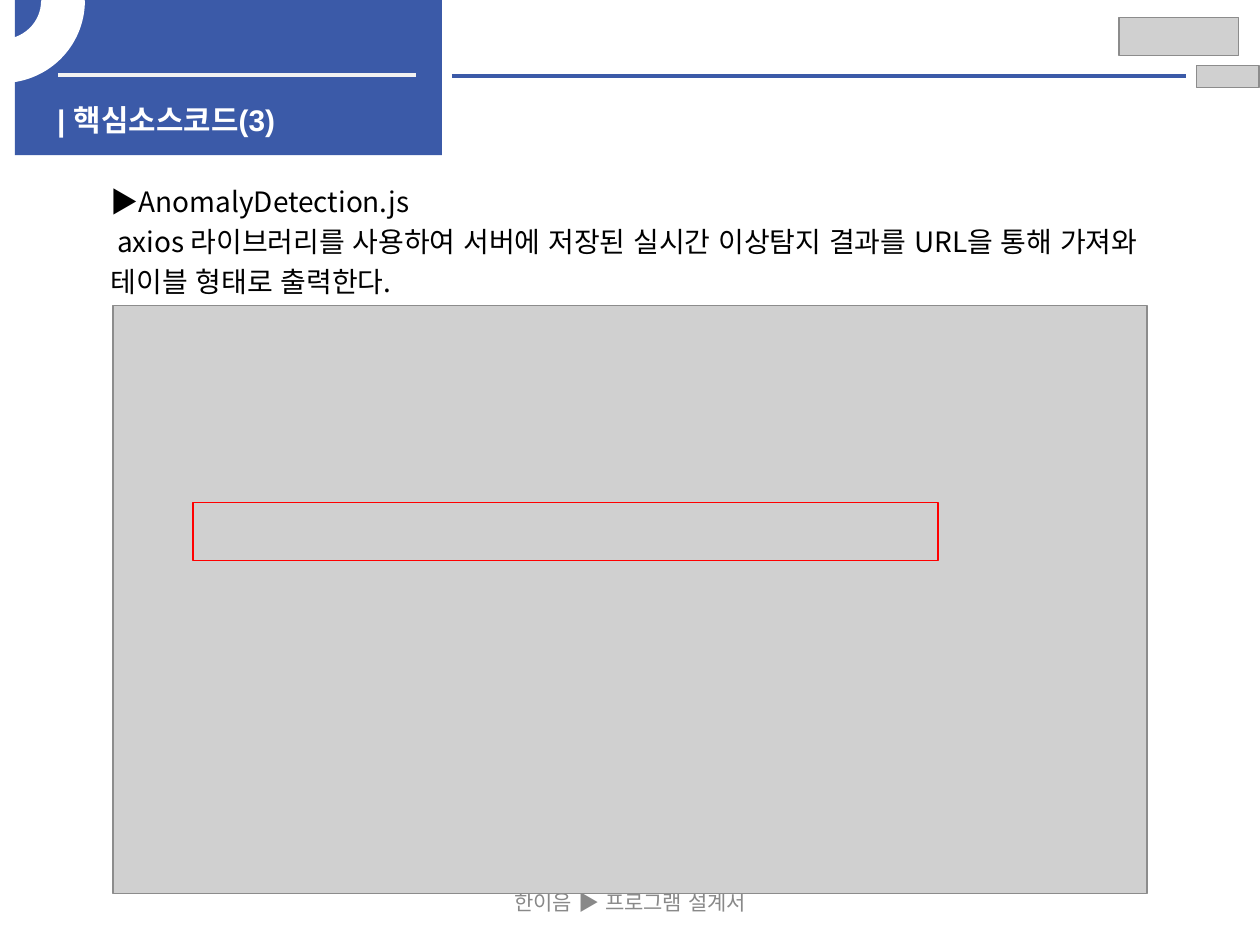
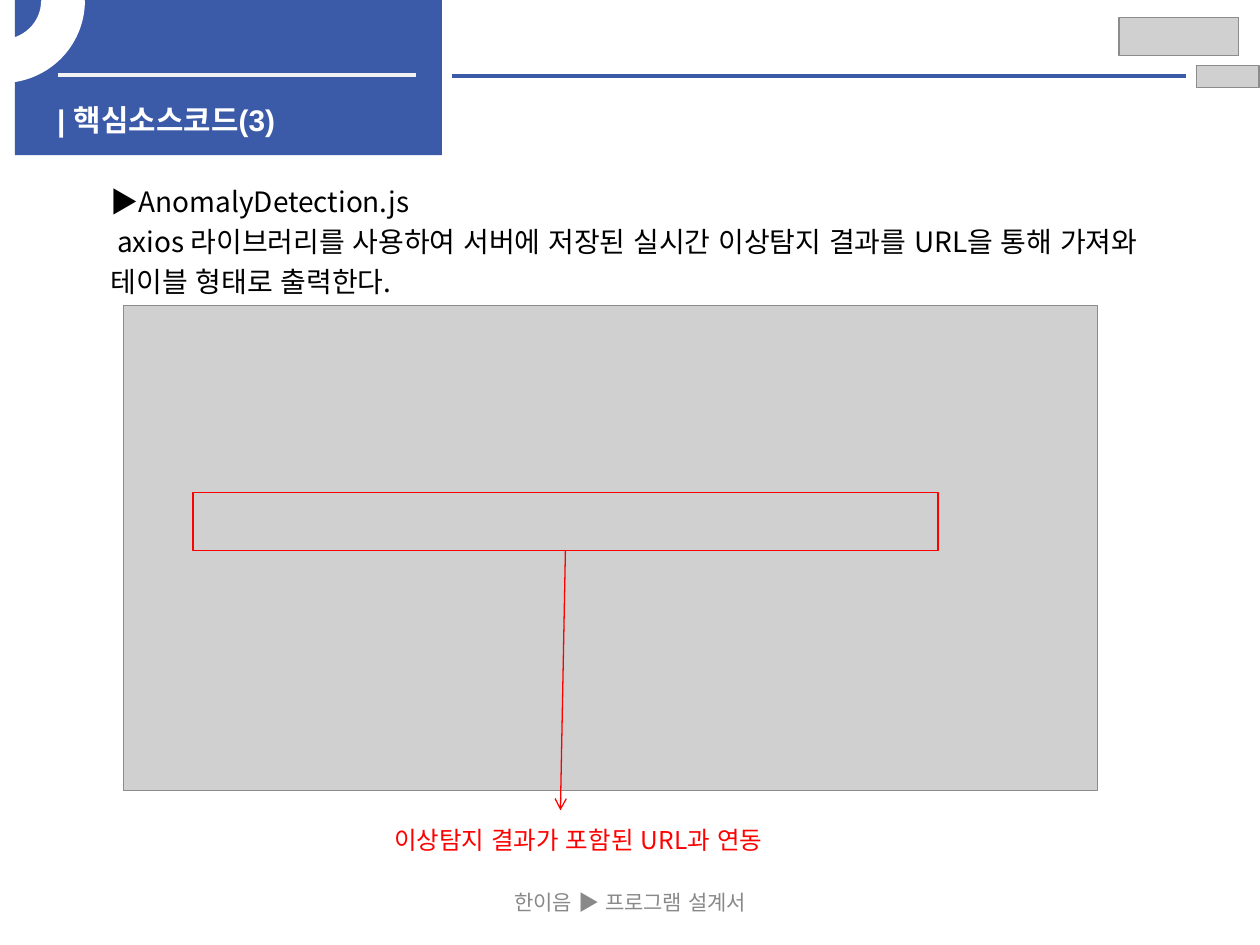
Before and after one commit to HwangYooHyun1/2023_Hanium_prj, a slide deck: slide 27 of 02_문서/03_중간보고서/2023_SW개발_HW제작설계서_일반_초안.pptx (slide 24 before the commit). Drawn at 1260x945 pixels with LibreOffice and Linux fonts; fonts in the diff are those of the drawing; grey boxes stand for pictures; background and template pictures are left out. Boxes give left, top, right and bottom in pixels: in the first picture for what was removed or moved away, otherwise in the second. Text is boxed around its words. In the diff, an @@ line names an element or a change of style, - is before the commit and + after.

```diff
--- a/02_문서/03_중간보고서/2023_SW개발_HW제작설계서_일반_초안.pptx
+++ b/02_문서/03_중간보고서/2023_SW개발_HW제작설계서_일반_초안.pptx
@@ picture: place and size @@
-picture at [114, 305, 1148, 893]
+picture at [124, 305, 1099, 790]
@@ rectangle: place and size @@
-rectangle at [193, 502, 938, 560]
+rectangle at [193, 492, 938, 550]
@@ arrow added from (565, 551) to (560, 810), #FF0000 0.75 pt @@
@@ text added at [394, 828, 762, 851], 14 pt, text #FF0000 @@
+이상탐지 결과가 포함된 URL과 연동
```
Also in this commit, not shown: 19 other slides changed, 2 slides added, 2 other files.
